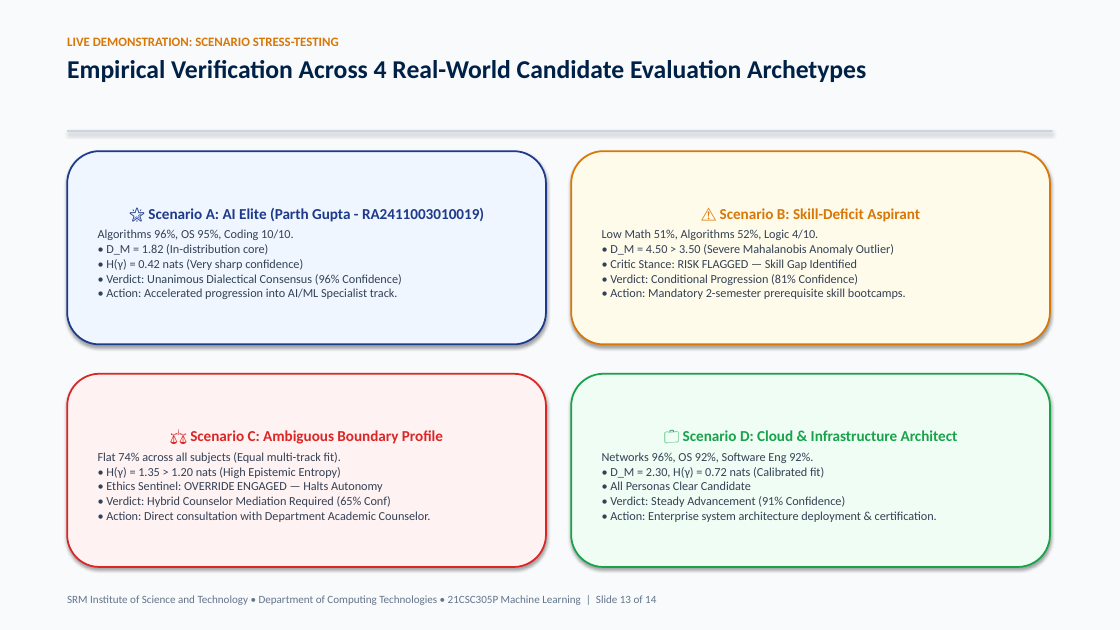
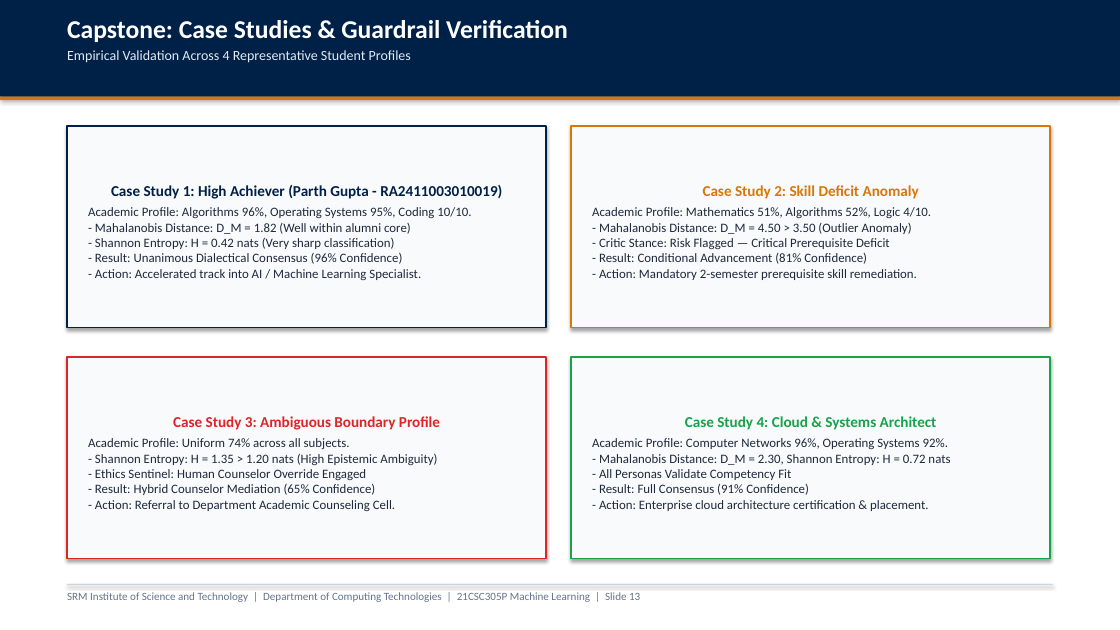
Before and after one commit to parth2024-tech/SRM-21CSC305P-Machine-Learning-Career-Guidance-Debate-Agent, a slide deck: slide 13 of presentation_unit3_unit4_unit5.pptx. Drawn at 1120x630 pixels with LibreOffice and Linux fonts; fonts in the diff are those of the drawing. Boxes give left, top, right and bottom in pixels: in the first picture for what was removed or moved away, otherwise in the second. Text is boxed around its words. In the diff, an @@ line names an element or a change of style, - is before the commit and + after.

Commit message:
refactor(presentation): switch to clean generic academic PPT template without emojis or pastel dashboard cards

```diff
--- a/presentation_unit3_unit4_unit5.pptx
+++ b/presentation_unit3_unit4_unit5.pptx
@@ rectangle at (0, 0, 1120, 630): fill #F8FAFC to #FFFFFF @@
@@ rectangle added at (0, 0, 1120, 97), fill #002147 @@
@@ text added at (67, 20, 568, 63), 12 pt, text #E2E8F0 @@
+Capstone: Case Studies & Guardrail Verification
+Empirical Validation Across 4 Representative Student Profiles
@@ text removed at (67, 37, 866, 82) @@
-LIVE DEMONSTRATION: SCENARIO STRESS-TESTING
-Empirical Verification Across 4 Real-World Candidate Evaluation Archetypes
@@ rectangle: place and size @@
-rectangle at (67, 130, 1053, 133)
+rectangle at (0, 97, 1120, 100)
@@ rectangle at (0, 97, 1120, 100): fill #CBD5E1 to #D97706 @@
@@ rectangle "Case Study 1: High Achiever ...": place and size @@
-rectangle "Case Study 1: High Achiever ..." at (67, 151, 546, 344)
+rectangle "Case Study 1: High Achiever ..." at (67, 126, 546, 328)
@@ rectangle "Case Study 1: High Achiever ..." at (67, 126, 546, 328): rounded rectangle to rectangle; fill #EFF6FF to #F8FAFC; outline #1E3A8A 1.5 pt to #002147 1.5 pt @@
@@ rectangle "Case Study 2: Skill Deficit ...": place and size @@
-rectangle "Case Study 2: Skill Deficit ..." at (571, 151, 1050, 344)
+rectangle "Case Study 2: Skill Deficit ..." at (571, 126, 1050, 328)
@@ rectangle "Case Study 2: Skill Deficit ..." at (571, 126, 1050, 328): rounded rectangle to rectangle; fill #FFFBEB to #F8FAFC @@
@@ text in rectangle at (88, 185, 502, 280): text changed; size 10.5 to 11 pt; text colour #334155 to #1E293B @@
-🌟 Scenario A: AI Elite (Parth Gupta - RA2411003010019)
-Algorithms 96%, OS 95%, Coding 10/10.
-• D_M = 1.82 (In-distribution core)
-• H(γ) = 0.42 nats (Very sharp confidence)
-• Verdict: Unanimous Dialectical Consensus (96% Confidence)
-• Action: Accelerated progression into AI/ML Specialist track.
+Case Study 1: High Achiever (Parth Gupta - RA2411003010019)
+Academic Profile: Algorithms 96%, Operating Systems 95%, Coding 10/10.
+- Mahalanobis Distance: D_M = 1.82 (Well within alumni core)
+- Shannon Entropy: H = 0.42 nats (Very sharp classification)
+- Result: Unanimous Dialectical Consensus (96% Confidence)
+- Action: Accelerated track into AI / Machine Learning Specialist.
@@ text in rectangle at (592, 185, 931, 280): text changed; size 10.5 to 11 pt; text colour #334155 to #1E293B @@
-⚠️ Scenario B: Skill-Deficit Aspirant
-Low Math 51%, Algorithms 52%, Logic 4/10.
-• D_M = 4.50 > 3.50 (Severe Mahalanobis Anomaly Outlier)
-• Critic Stance: RISK FLAGGED — Skill Gap Identified
-• Verdict: Conditional Progression (81% Confidence)
-• Action: Mandatory 2-semester prerequisite skill bootcamps.
+Case Study 2: Skill Deficit Anomaly
+Academic Profile: Mathematics 51%, Algorithms 52%, Logic 4/10.
+- Mahalanobis Distance: D_M = 4.50 > 3.50 (Outlier Anomaly)
+- Critic Stance: Risk Flagged — Critical Prerequisite Deficit
+- Result: Conditional Advancement (81% Confidence)
+- Action: Mandatory 2-semester prerequisite skill remediation.
@@ rectangle "Case Study 3: Ambiguous Boundary ...": place and size @@
-rectangle "Case Study 3: Ambiguous Boundary ..." at (67, 374, 546, 567)
+rectangle "Case Study 3: Ambiguous Boundary ..." at (67, 357, 546, 559)
@@ rectangle "Case Study 3: Ambiguous Boundary ..." at (67, 357, 546, 559): rounded rectangle to rectangle; fill #FEF2F2 to #F8FAFC @@
@@ rectangle "Case Study 4: Cloud & ...": place and size @@
-rectangle "Case Study 4: Cloud & ..." at (571, 374, 1050, 567)
+rectangle "Case Study 4: Cloud & ..." at (571, 357, 1050, 559)
@@ rectangle "Case Study 4: Cloud & ..." at (571, 357, 1050, 559): rounded rectangle to rectangle; fill #F0FDF4 to #F8FAFC @@
@@ text in rectangle at (88, 416, 440, 511): text changed; size 10.5 to 11 pt; text colour #334155 to #1E293B @@
-⚖️ Scenario C: Ambiguous Boundary Profile
-Flat 74% across all subjects (Equal multi-track fit).
-• H(γ) = 1.35 > 1.20 nats (High Epistemic Entropy)
-• Ethics Sentinel: OVERRIDE ENGAGED — Halts Autonomy
-• Verdict: Hybrid Counselor Mediation Required (65% Conf)
-• Action: Direct consultation with Department Academic Counselor.
+Case Study 3: Ambiguous Boundary Profile
+Academic Profile: Uniform 74% across all subjects.
+- Shannon Entropy: H = 1.35 > 1.20 nats (High Epistemic Ambiguity)
+- Ethics Sentinel: Human Counselor Override Engaged
+- Result: Hybrid Counselor Mediation (65% Confidence)
+- Action: Referral to Department Academic Counseling Cell.
@@ text in rectangle at (592, 416, 950, 511): text changed; size 10.5 to 11 pt; text colour #334155 to #1E293B @@
-💼 Scenario D: Cloud & Infrastructure Architect
-Networks 96%, OS 92%, Software Eng 92%.
-• D_M = 2.30, H(γ) = 0.72 nats (Calibrated fit)
-• All Personas Clear Candidate
-• Verdict: Steady Advancement (91% Confidence)
-• Action: Enterprise system architecture deployment & certification.
+Case Study 4: Cloud & Systems Architect
+Academic Profile: Computer Networks 96%, Operating Systems 92%.
+- Mahalanobis Distance: D_M = 2.30, Shannon Entropy: H = 0.72 nats
+- All Personas Validate Competency Fit
+- Result: Full Consensus (91% Confidence)
+- Action: Enterprise cloud architecture certification & placement.
@@ text at (67, 592, 640, 602): text changed @@
-SRM Institute of Science and Technology • Department of Computing Technologies • 21CSC305P Machine Learning | Slide 13 of 14
+SRM Institute of Science and Technology | Department of Computing Technologies | 21CSC305P Machine Learning | Slide 13
@@ rectangle added at (67, 584, 1053, 585), fill #CBD5E1 @@
```
Also in this commit, not shown: 13 other slides changed, 2 other files.
